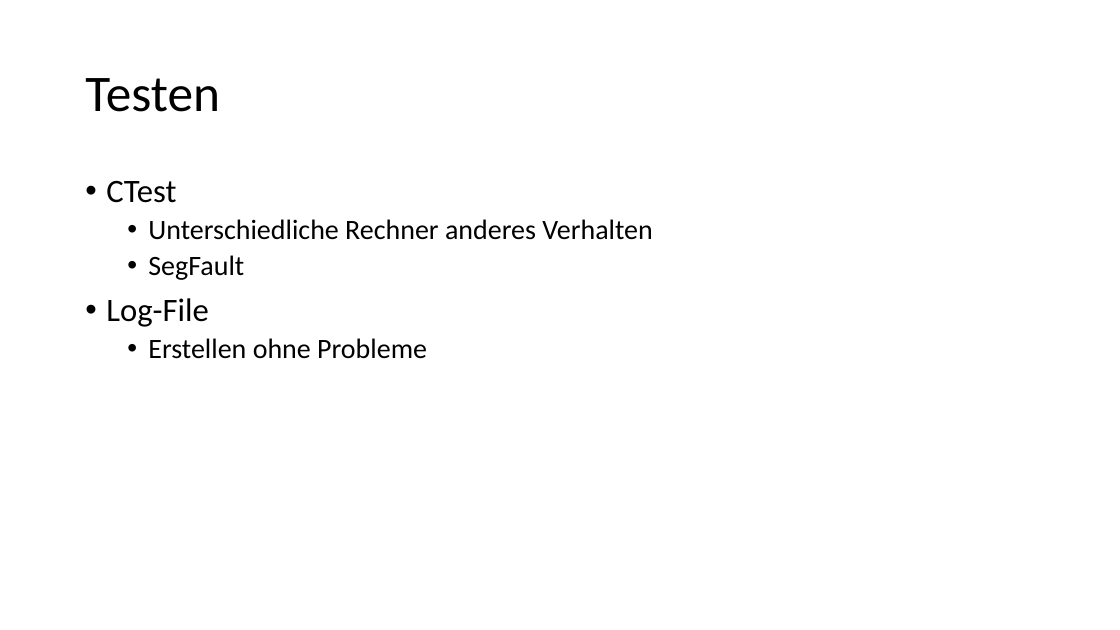
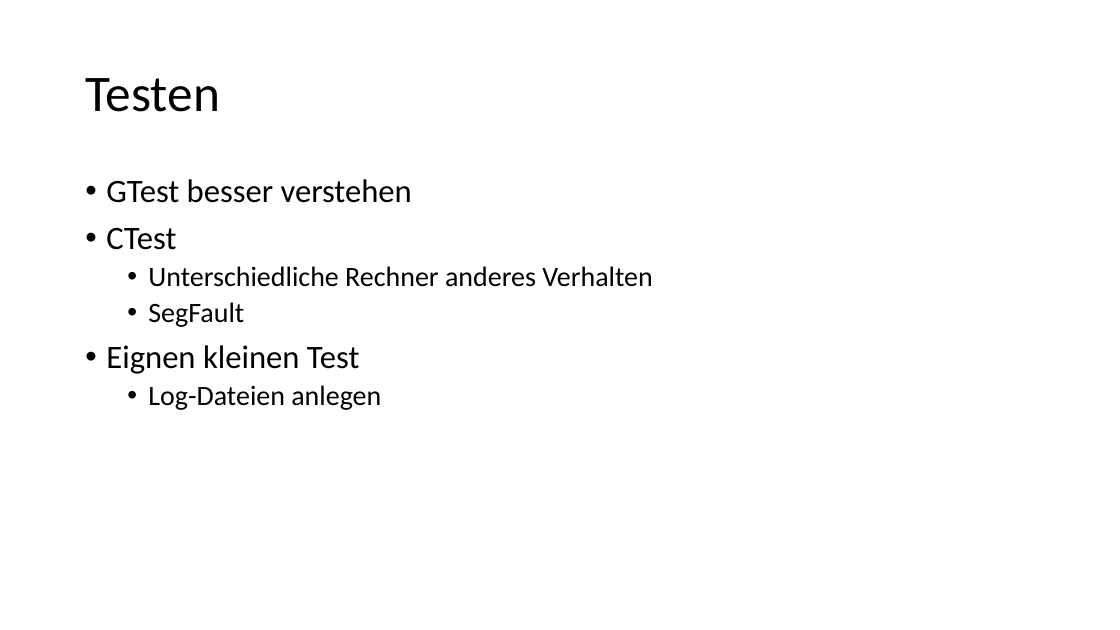
Before and after one commit to AnonyMIkus/sciascid-libpaxos-d255f8b67a32, a slide deck: slide 4 of Vortrag/2023_07_17.pptx. Drawn at 1120x630 pixels with LibreOffice and Linux fonts; fonts in the diff are those of the drawing. Boxes give left, top, right and bottom in pixels: in the first picture for what was removed or moved away, otherwise in the second. Text is boxed around its words. In the diff, an @@ line names an element or a change of style, - is before the commit and + after.

```diff
--- a/Vortrag/2023_07_17.pptx
+++ b/Vortrag/2023_07_17.pptx
@@ text at (106, 179, 412, 203): paragraph added @@
+• GTest besser verstehen
@@ text at (106, 345, 381, 410): text changed @@
-• Log-File
-  • Erstellen ohne Probleme
+• Eignen kleinen Test
+  • Log-Dateien anlegen
```
Also in this commit, not shown: 1 other slide changed, 2 slides added, 1 slide removed.
